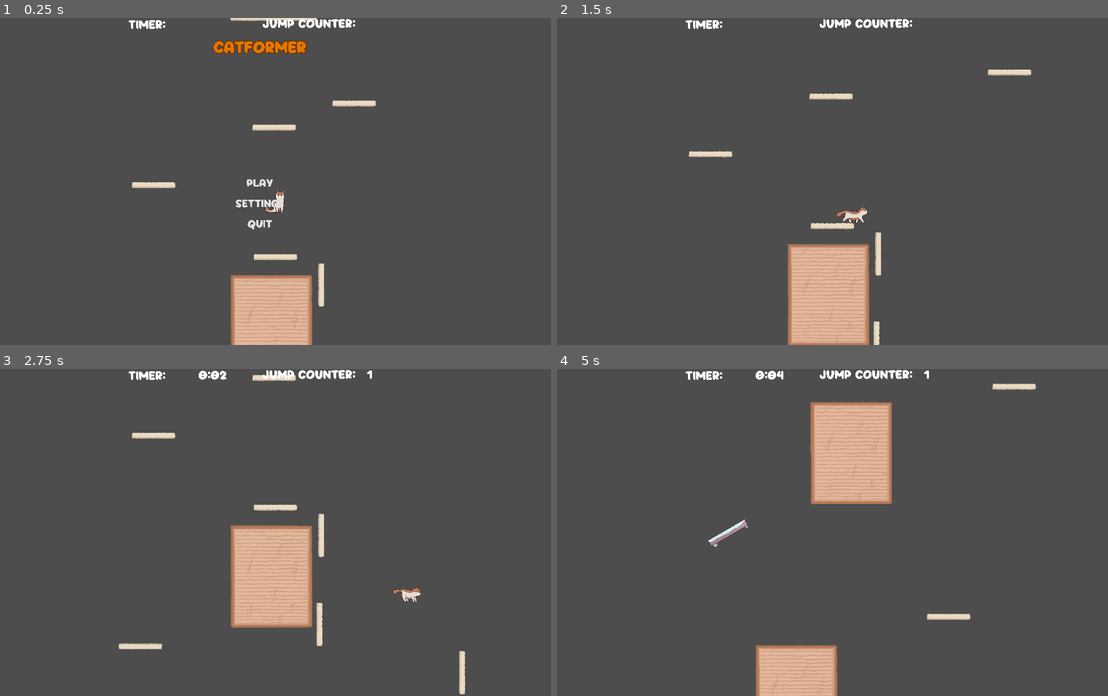
Above: before the commit, frames 1-4 (two rows, left to right).
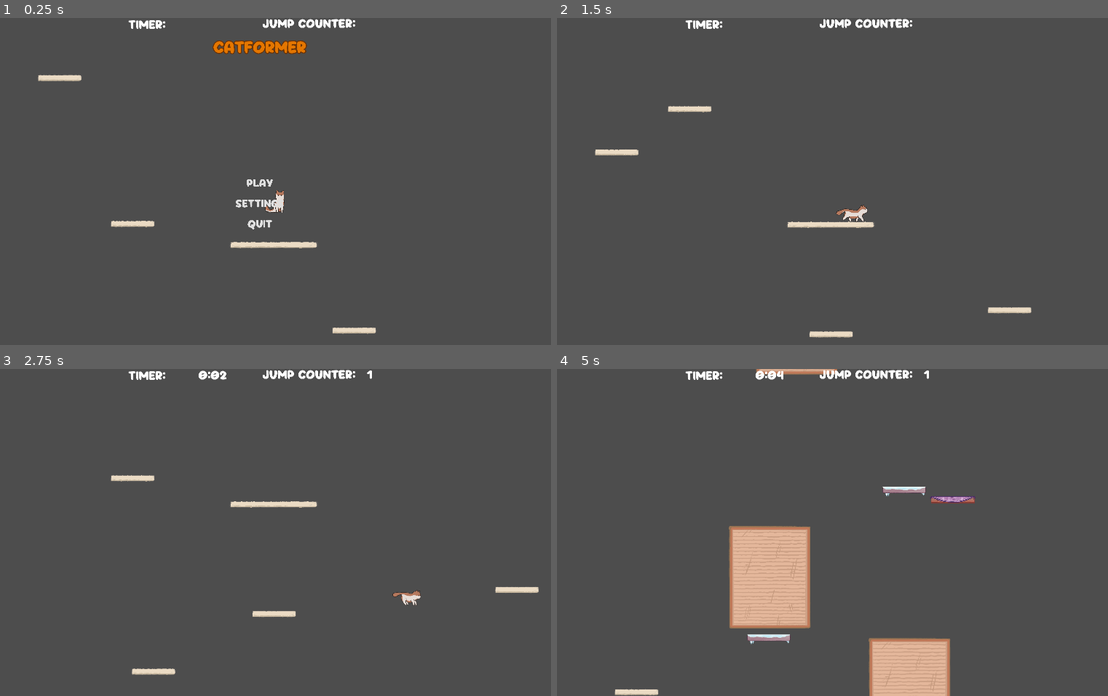
Above: after the commit, the same moments.

Repository: speedacm/Game-Dev-Catformer
Game: Godot game, scene res://Scenes/main.tscn
Same seed, same stepped clock (60 frames per second), same inputs: the game is played once before the commit and once after it.
Inputs (mouse positions are in pixels of both pictures, inside the frame that each line leads up to):
- Up to frame 1 (0.25 s): no input
- Up to frame 2 (1.5 s): click "Play" at 0.5 s; move the mouse to (942, 165) at 1.27 s; hold D (right) from 1.28 s (still down); tap C (c) at 1.35 s; click (942, 165) at 1.42 s
- Up to frame 3 (2.75 s): release D (right) at 2 s; drag from (143, 548) to (269, 640) at 2.02 s
- Up to frame 4 (5 s): move the mouse to (876, 460) at 2.77 s; hold A (left) 2.78-3.5 s; tap C (c) at 2.85, 4.55 s; drag from (788, 597) to (826, 372) at 3.52 s; move the mouse to (992, 581) at 4.27 s; hold D (right) from 4.28 s (still down); tap Space (space) at 4.35 s

The runs differ from the first frame. In frame 1, 4.7% of the frame differs, in the area x 6-69%, y 0-100%; in frame 2, 6.0%; in frame 3, 6.4%; in frame 4, 15%, in the area x 10-87%, y 0-100%.

Commit message:
level3 start

Diff:
--- a/Scenes/Cat.tscn
+++ b/Scenes/Cat.tscn
@@ -16,7 +16,7 @@
 vel_multiplier = 2.0
 
 [node name="player" parent="." instance=ExtResource("3_ve8hx")]
-position = Vector2(0, -18500)
+position = Vector2(0, -20000)
 
 [node name="Trajectory" parent="." instance=ExtResource("4_0du1n")]
 points = PackedVector2Array(-31, -16033)
--- a/Scenes/level_3.tscn
+++ b/Scenes/level_3.tscn
@@ -27,5 +27,12 @@
 [node name="AnimationPlayer" parent="MovingPlatform/platform" index="2"]
 autoplay = "vert1"
 
+[node name="MovingPlatform3" parent="." instance=ExtResource("2_svbia")]
+position = Vector2(-1415, -1769)
+
+[node name="AnimationPlayer" parent="MovingPlatform3/platform" index="2"]
+autoplay = "vert2"
+
 [editable path="MovingPlatform2"]
 [editable path="MovingPlatform"]
+[editable path="MovingPlatform3"]
--- a/Scenes/movingPlatform.tscn
+++ b/Scenes/movingPlatform.tscn
@@ -70,18 +70,36 @@
 "values": [Vector2(1, 0), Vector2(1, 300), Vector2(1, 0)]
 }
 
+[sub_resource type="Animation" id="Animation_r5cdj"]
+resource_name = "vert2"
+length = 3.0
+loop_mode = 1
+tracks/0/type = "value"
+tracks/0/imported = false
+tracks/0/enabled = true
+tracks/0/path = NodePath(".:position")
+tracks/0/interp = 1
+tracks/0/loop_wrap = true
+tracks/0/keys = {
+"times": PackedFloat32Array(0, 1.5, 3),
+"transitions": PackedFloat32Array(1, 1, 1),
+"update": 0,
+"values": [Vector2(1, 0), Vector2(1, 750), Vector2(1, 0)]
+}
+
 [sub_resource type="AnimationLibrary" id="AnimationLibrary_r4ejq"]
 _data = {
 "hor1": SubResource("Animation_lsfr0"),
 "hor2": SubResource("Animation_ogxux"),
 "movementLoop": SubResource("Animation_dg2ue"),
-"vert1": SubResource("Animation_pxovf")
+"vert1": SubResource("Animation_pxovf"),
+"vert2": SubResource("Animation_r5cdj")
 }
 
 [node name="MovingPlatform" type="Node2D"]
 
 [node name="platform" parent="." instance=ExtResource("1_i30jq")]
-position = Vector2(1, -200)
+position = Vector2(1, 750)
 
 [node name="AnimationPlayer" type="AnimationPlayer" parent="platform"]
 autoplay = "hor1"
Not shown: 1 places in Scenes/movingPlatform.tscn that only renumber resources
